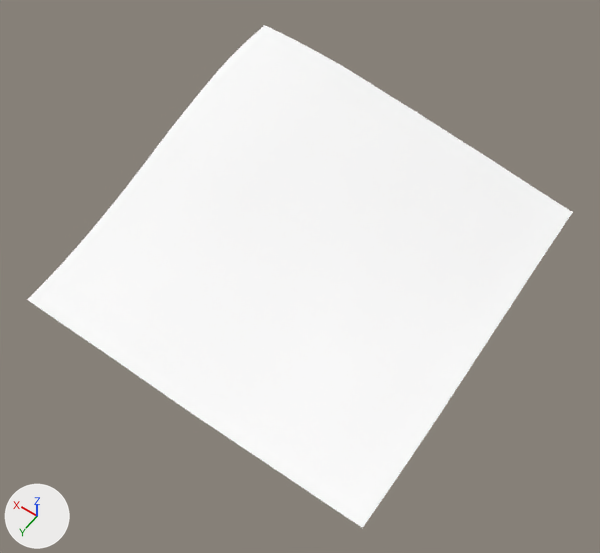
Renders of the glTF model games/yorimichi/assets/belmonte/meshes/SM_BM_BT_Terrain_0_6.glb from each side of a commit.
Before and after are seen from a 50 mm lens placed at (-1095.0, 1348.0, 460.0), pointed at (-905.0, 1082.0, 41.0). Lighting does not change. The marker at lower left points along +X, +Y and +Z. The older version comes first.

The first picture shows 'SM_BM_BT_Terrain_0_6'.
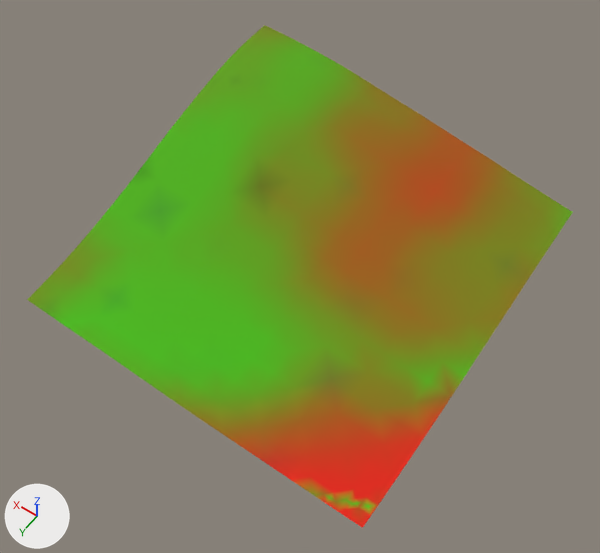
Boxes (x1, y1, x2, y2) around the edits, measured in the pictures (600 x 553 px):
part 1 of me_sm_bt_terrain_0_6, recoloured (white to green)
    both: (27, 34, 573, 413)
part 2 of me_sm_bt_terrain_0_6, recoloured (white to yellow)
    both: (180, 25, 562, 509)
part 3 of me_sm_bt_terrain_0_6, recoloured (white to brown)
    both: (223, 109, 500, 528)

The change, as a list of edits to the scene's bpy script:
```text
Change me_sm_bt_terrain_0_6:
    where me_sm_bt_terrain_0_6.from_pydata(...)  # 392 vertices, 705 faces; spans x -1024.0..-768.0, y 936.0..1192.0, z 25.0..89.0
    used by ob_sm_bm_bt_terrain_0_6; location = (0.0, 0.0, 0.0)
    me_sm_bt_terrain_0_6 part 1: 383 faces centred in x -1019.0..-771.0, y 938.0..1186.0, z 26.0..88.0 are repainted in the vertex colours; the middle colour goes from white #ffffff to green #57a800
    me_sm_bt_terrain_0_6 part 2: 185 faces centred in x -1019.0..-771.0, y 938.0..1186.0, z 26.0..89.0 are repainted in the vertex colours; the middle colour goes from white #ffffff to yellow #7e8000
    me_sm_bt_terrain_0_6 part 3: 137 faces centred in x -1023.0..-886.0, y 941.0..1190.0, z 25.0..73.0 are repainted in the vertex colours; the middle colour goes from white #ffffff to brown #a95600
```
